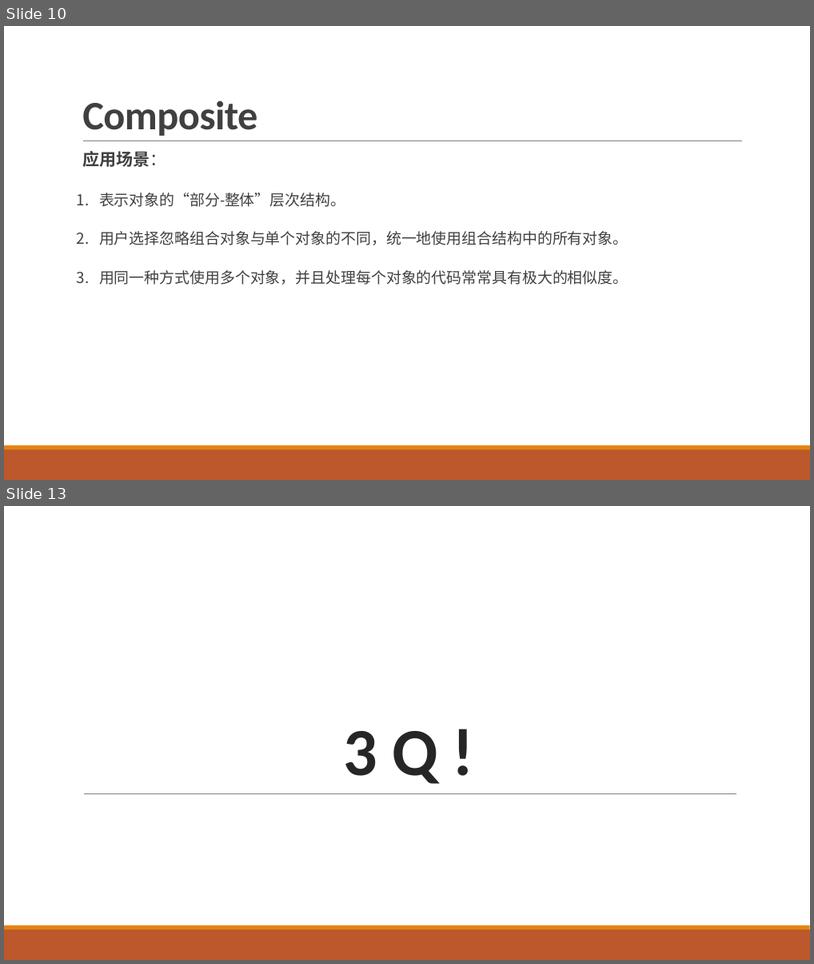
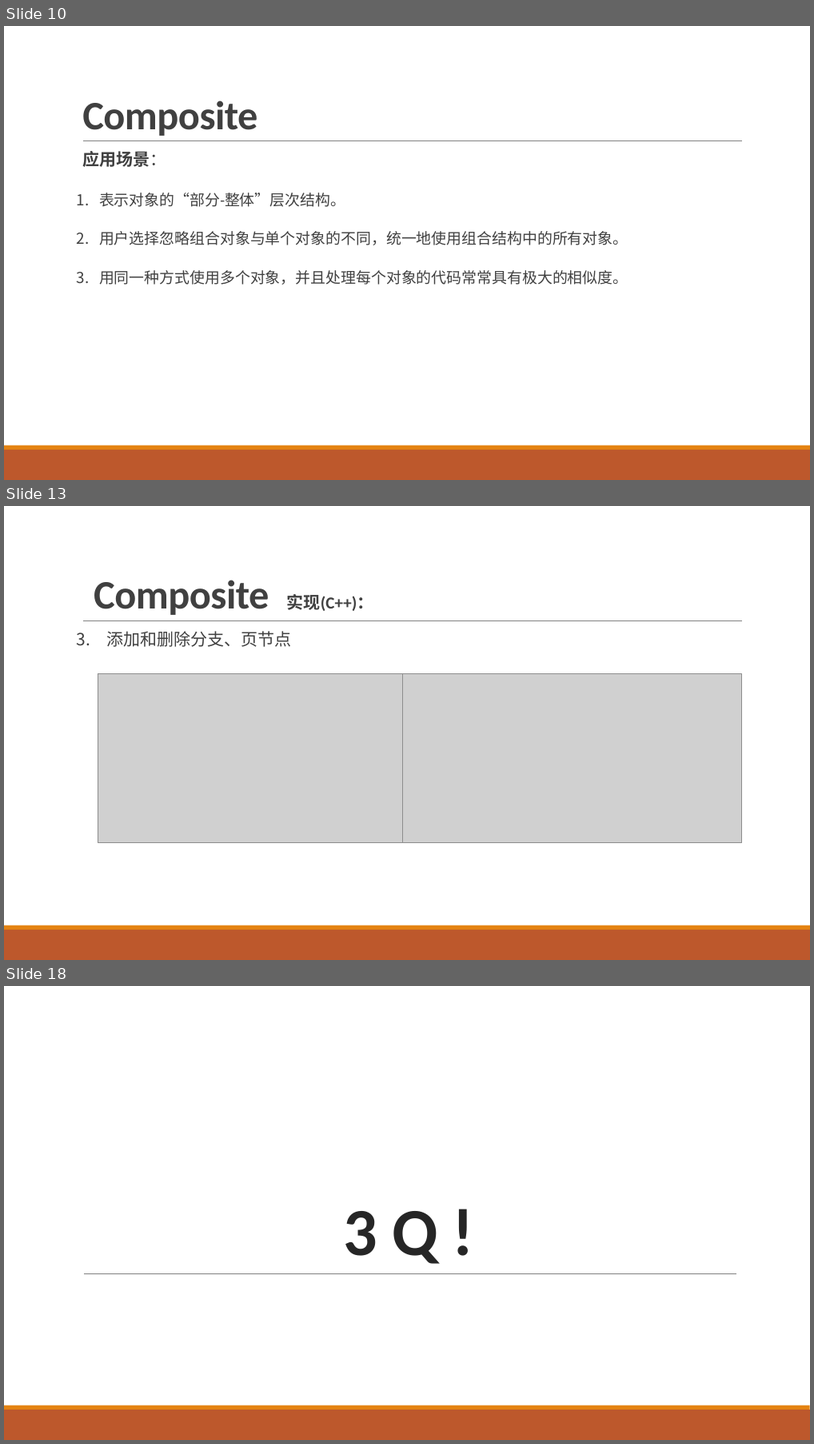
Before and after one commit to xavier-zy/design-pattern, a slide deck: 软件架构ppt.pptx. Shown one above the other, each under a label of ours: slides 10 and 13 before the commit, slides 10, 13 and 18 after it; the slides between them are not shown. The pictures are 814x964 and 814x1444 pixels, drawn with LibreOffice and Linux fonts; fonts in the diff are those of the drawing; grey boxes stand for pictures. Boxes give left, top, right and bottom in pixels: in the first picture for what was removed or moved away, otherwise in the second. Text is boxed around its words. In the diff, an @@ line names an element or a change of style, - is before the commit and + after.

```diff
--- a/软件架构ppt.pptx
+++ b/软件架构ppt.pptx
@@ slide 13 added at <box>4,506,810,960</box>, background #FFFFFF; not listed: 3 template elements that a slide beside it also shows @@
@@ title added at <box>94,580,374,615</box>, 48 pt, text #404040, bold @@
+  Composite 实现(C++)：
@@ text added at <box>107,631,292,647</box>, 20 pt, text #404040 @@
+3. 添加和删除分支、页节点
@@ picture added at <box>98,673,510,842</box> @@
@@ picture added at <box>402,673,742,842</box> @@
@@ what was slide 13 is now slide 18 @@
```
Also in this commit, not shown: 2 slides changed, 4 other slides added, 5 other files.
